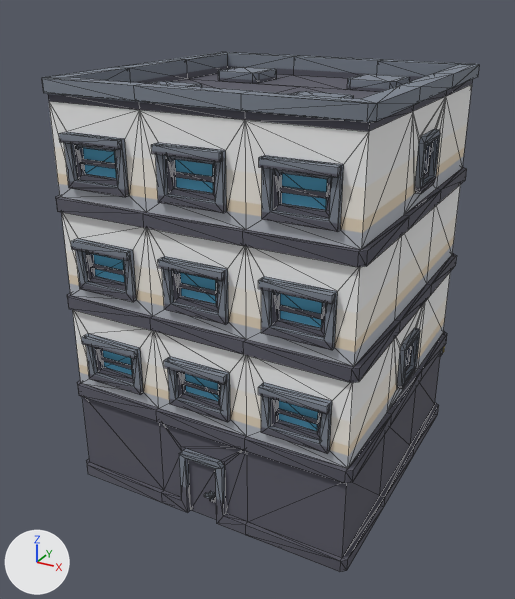
An edit to the glTF model assets/models/office-a.glb, drawn before and after from the same camera.
Rendered twice from a 50 mm camera at (0.851, -1.656, 1.288) aimed at (-0.025, -0.064, 0.493). Every picture has the same lights, and +X, +Y and +Z are marked at lower left. The first picture is the older version. Mesh edges are drawn as thin lines. Vertices at exactly the same position are counted once.

The first picture shows 'office-a'.
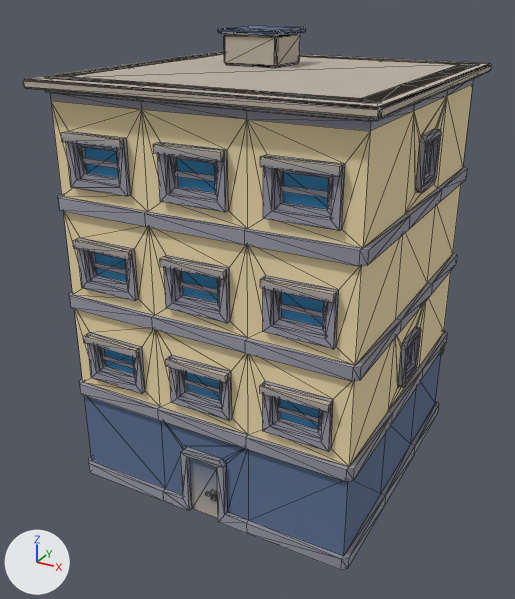
The change, as a diff of the scene's bpy script:
```diff
--- a/assets/models/office-a.glb.py
+++ b/assets/models/office-a.glb.py
@@ mat_vertex_colors @@
+mat_vertex_colors = bpy.data.materials.new('vertex-colors')
+mat_vertex_colors.use_nodes = True; mat_vertex_colors.node_tree.nodes.clear()
+_N = mat_vertex_colors.node_tree.nodes; _L = mat_vertex_colors.node_tree.links
+n0 = _N.new('ShaderNodeBsdfPrincipled'); n0.name = 'Principled BSDF'
+n0.inputs[2].default_value = 1.0  # 'Roughness'
+n1 = _N.new('ShaderNodeOutputMaterial'); n1.name = 'Material Output'
+n2 = _N.new('ShaderNodeVertexColor'); n2.name = 'Color Attribute'
+_L.new(n0.outputs[0], n1.inputs[0])  # 'BSDF' to 'Surface'
+_L.new(n2.outputs[0], n0.inputs[0])  # 'Color' to 'Base Color'
@@ me_office_a @@
 # used by ob_office_a; location = (0.0, 0.0, 0.548); scale = (0.548, 0.548, 0.548)
-me_office_a.from_pydata(...)  # 1320 vertices, 2544 faces; spans x -0.74..0.74, y -0.78..0.78, z -1.0..1.0
-me_office_a.materials.append(mat_palette_city_kit_commercial)
+me_office_a.from_pydata(...)  # 1392 vertices, 2676 faces; spans x -0.72..0.72, y -0.74..0.74, z -1.0..1.0
+# me_office_a part 1: the loose piece of 16 vertices spanning x 0.24..0.48, y -0.49..-0.25, z 0.9..0.95 is moved by (-0.03, 0.04, -0.15), in mat_vertex_colors
+# me_office_a part 2: the loose piece of 16 vertices spanning x -0.48..-0.24, y -0.49..-0.25, z 0.9..0.95 is moved by (0.03, 0.04, -0.15), in mat_vertex_colors
+# me_office_a part 3: the loose piece of 16 vertices spanning x -0.48..-0.24, y 0.22..0.46, z 0.9..0.95 is scaled about its middle by 0.923, then moved by (0.03, -0.01, -0.15), in mat_vertex_colors
+# me_office_a part 4: the loose piece of 16 vertices spanning x 0.24..0.48, y 0.22..0.46, z 0.9..0.95 is scaled about its middle by 0.923, then moved by (-0.03, -0.01, -0.15), in mat_vertex_colors
+# me_office_a part 5: the loose piece of 600 vertices spanning x -0.74..0.74, y -0.78..0.75, z -0.52..0.43 is scaled about its middle by 0.923, then moved by (0.0, 0.01, -0.07), in mat_vertex_colors
+# me_office_a part 6: the loose piece of 8 vertices spanning x 0.04..0.06, y -0.74..-0.73, z -0.89..-0.84 is moved by (0.0, 0.07, -0.01), in mat_vertex_colors
+# me_office_a part 7: the loose piece of 8 vertices spanning x 0.02..0.05, y -0.75..-0.74, z -0.86..-0.85 is moved by (0.0, 0.07, -0.01), in mat_vertex_colors
+# me_office_a part 8: the loose piece of 410 vertices spanning x -0.74..0.74, y -0.78..0.75, z 0.43..1.0 is rebuilt with 410 vertices and now spans x -0.68..0.68, y -0.7..0.7, z 0.32..0.85, in mat_vertex_colors
+# me_office_a part 9: the loose piece of 214 vertices spanning x -0.74..0.74, y -0.75..0.78, z -1.0..-0.52 is rebuilt with 214 vertices and now spans x -0.68..0.68, y -0.68..0.73, z -1.0..-0.56, in mat_vertex_colors
+# me_office_a part 10: a new loose piece of 24 vertices spanning x -0.72..0.72, y -0.74..0.74, z 0.81..0.85, in mat_vertex_colors
+# me_office_a part 11: a new loose piece of 24 vertices spanning x -0.31..-0.04, y 0.06..0.3, z 0.85..0.98, in mat_vertex_colors
+# me_office_a part 12: a new loose piece of 24 vertices spanning x -0.33..-0.03, y 0.05..0.32, z 0.98..1.0, in mat_vertex_colors
+# other edits to the shape of me_office_a do not show in these pictures
+me_office_a.materials.append(mat_vertex_colors)
@@ ob_office_a @@
 ob_office_a = bpy.data.objects.new('office-a', me_office_a)
-ob_office_a.location = (0.0, 0.0, 0.548)
-ob_office_a.scale = (0.548, 0.548, 0.548)
+ob_office_a.location = (0.0, 0.0, 0.594)
+ob_office_a.scale = (0.594, 0.594, 0.594)
```

Pixel boxes [x1, y1, x2, y2] of what changed, in the pictures (515 x 599 px; the box of a moved part takes in the faces that stretch with it):
'office-a', reshaped, moved, rescaled (7% wider): before [42, 52, 479, 572]; after [23, 26, 491, 570]
part 1 of me_office_a, moved or reshaped (not visible afterwards): before [292, 91, 353, 98]
part 2 of me_office_a, moved or reshaped (not visible afterwards): before [152, 81, 202, 87]
part 3 of me_office_a, moved or reshaped (not visible afterwards): before [218, 67, 276, 83]
part 4 of me_office_a, moved or reshaped (not visible afterwards): before [347, 74, 409, 92]
part 5 of me_office_a, moved or reshaped: before [61, 185, 460, 483]; after [64, 184, 461, 482]
part 6 of me_office_a, moved or reshaped: before [209, 491, 215, 502]; after [211, 489, 217, 500]
part 7 of me_office_a, moved or reshaped: before [204, 493, 212, 499]; after [206, 491, 214, 498]
part 8 of me_office_a, rebuilt: before [42, 52, 479, 267]; after [45, 52, 479, 266]
part 9 of me_office_a, rebuilt: before [83, 347, 444, 572]; after [84, 346, 445, 570]
part 10 of me_office_a, added: after [23, 51, 491, 119]
part 11 of me_office_a, added: after [224, 33, 300, 68]
part 12 of me_office_a, added (blue): after [218, 26, 306, 35]
